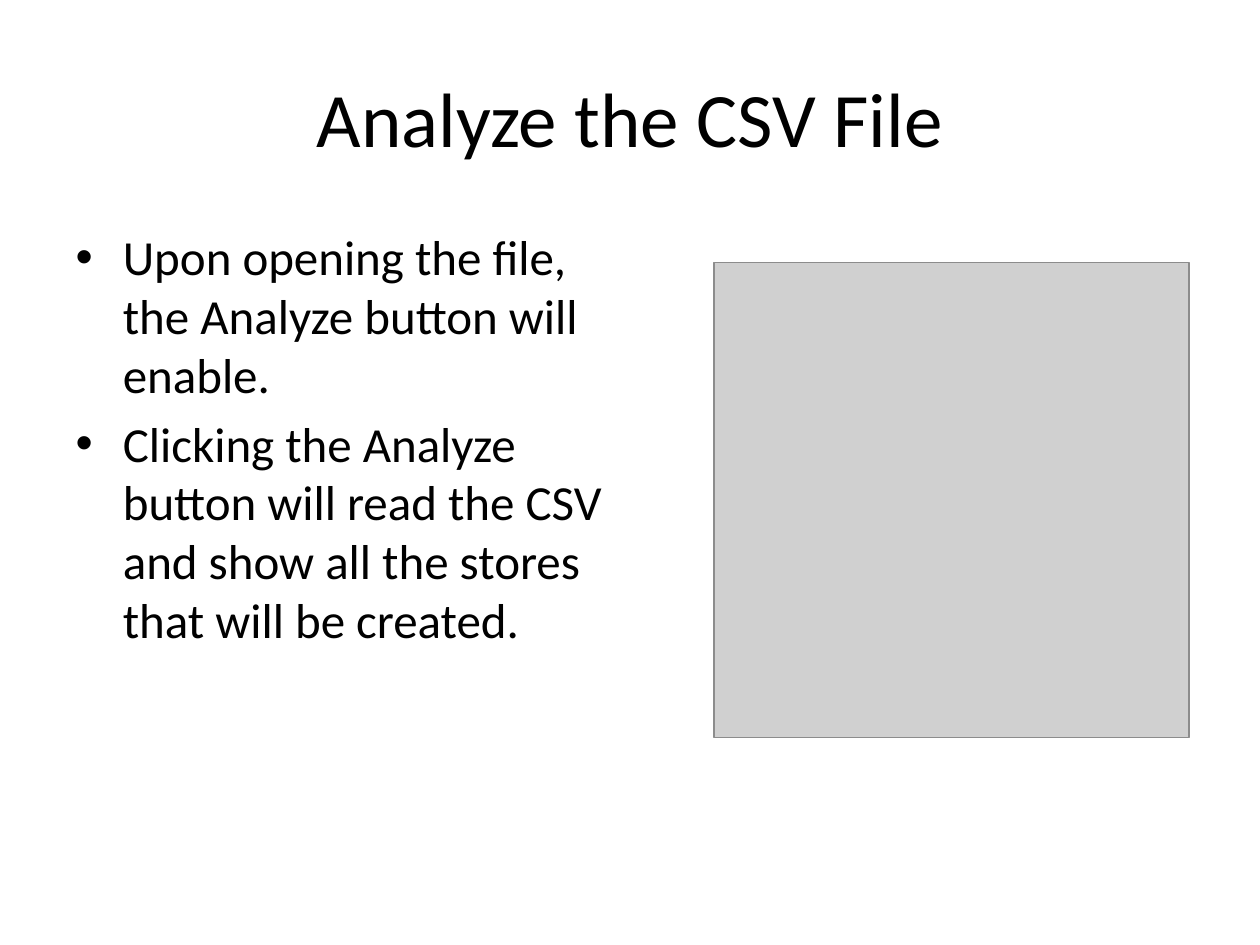
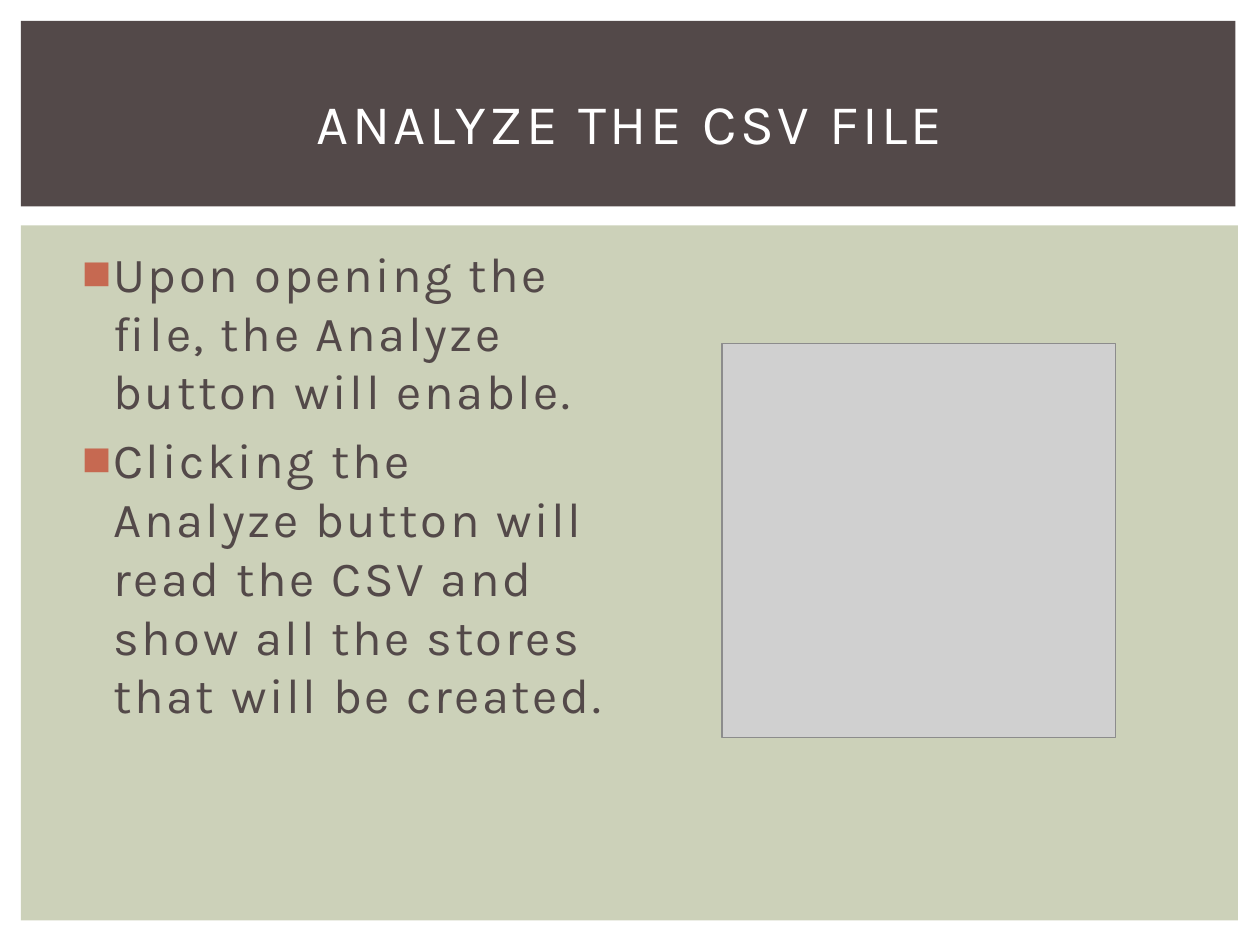
Before and after one commit to lonelyion/QuickStore, a slide deck: slide 7 of QuickStore.pptx (slide 5 before the commit). Drawn at 1260x945 pixels with LibreOffice and Linux fonts; fonts in the diff are those of the drawing; grey boxes stand for pictures. Boxes give left, top, right and bottom in pixels: in the first picture for what was removed or moved away, otherwise in the second. Text is boxed around its words. In the diff, an @@ line names an element or a change of style, - is before the commit and + after.

```diff
--- a/QuickStore.pptx
+++ b/QuickStore.pptx
@@ rectangle added at box(21, 21, 1236, 207), fill #534949 @@
@@ title at box(316, 108, 942, 145): text changed; size 44 to 32 pt; font Calibri to Karla; text colour #000000 to #FFFFFF @@
-Analyze the CSV File
+ANALYZE THE CSV FILE
@@ rectangle added at box(21, 226, 1239, 921), fill #CCD1B9 @@
@@ text "Upon opening the file, the ...": place and size @@
-text "Upon opening the file, the ..." at box(123, 241, 602, 639)
+text "Upon opening the file, the ..." at box(113, 258, 601, 714)
@@ text "Upon opening the file, the ..." at box(113, 258, 601, 714): font Calibri to Karla, text colour #000000 to #534949, letter spacing 0 to 1.5 pt; bullet • to ■ @@
@@ picture: place and size @@
-picture at box(714, 262, 1189, 737)
+picture at box(722, 344, 1116, 738)
```
Also in this commit, not shown: 10 other slides changed, 2 slides added, 2 other files.
